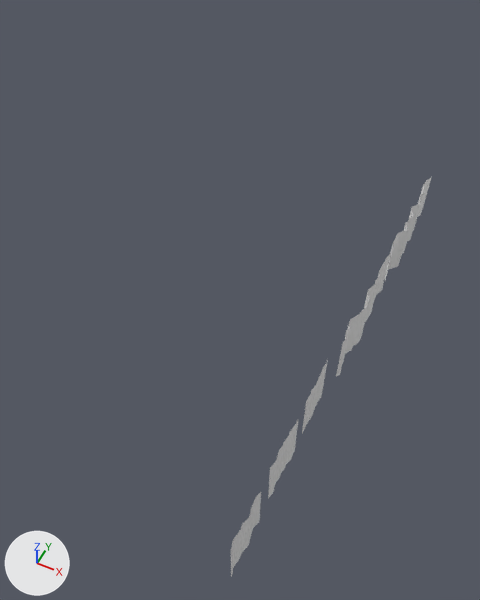
What one commit did to the FBX model Assets/Mesh/curtainside_fbx.fbx.
Both versions are drawn from a 50 mm camera at (3.6, -21.0, 19.2) aimed at (-5.0, -3.7, -2.5). The lights are fixed; the arrows at lower left show +X, +Y and +Z. Where no turn or scale is listed for an object, it has been applied to the vertices.

Objects in the first picture: 'curtain', 'curtain_2', 'curtain_3', 'curtain_4'.
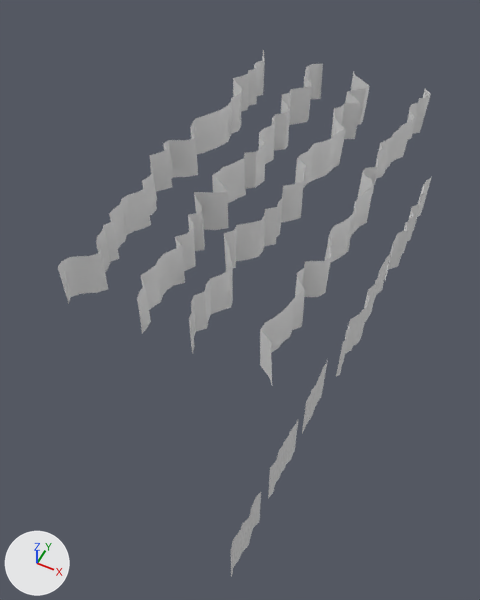
Commit message: + curtain

Changed parts and their boxes [x1, y1, x2, y2] in the pictures (480 x 600 px):
'curtain_8', added
    after: [58, 50, 265, 304]
'curtain_7', added
    after: [137, 63, 323, 333]
'curtain_6', added
    after: [189, 71, 369, 354]
'curtain_5', added
    after: [260, 89, 431, 385]

The change, as a diff of the scene's bpy script:
```diff
--- a/Assets/Mesh/curtainside_fbx.fbx.py
+++ b/Assets/Mesh/curtainside_fbx.fbx.py
@@ me_mesh_1 @@
+me_mesh_1.from_pydata(...)  # 497 vertices, 324 faces; spans x 0.0..2.8, y -9.4..11.0, z -1.1..1.1
@@ me_mesh_008 @@
+me_mesh_008.from_pydata(...)  # 497 vertices, 324 faces; spans x 0.0..2.6, y -9.4..11.6, z -1.1..1.1
@@ me_mesh_001_1 @@
+me_mesh_001_1.from_pydata(...)  # 497 vertices, 324 faces; spans x 0.0..2.4, y -9.4..11.4, z -1.1..1.1
@@ me_mesh_002_1 @@
+me_mesh_002_1.from_pydata(...)  # 497 vertices, 324 faces; spans x 0.0..2.8, y -9.4..10.7, z -1.1..1.1
@@ ob_curtain_8 @@
+ob_curtain_8 = bpy.data.objects.new('curtain_8', me_mesh_1)
+ob_curtain_8.location = (-12.4, 1.27, 0.0)
@@ ob_curtain_5 @@
+ob_curtain_5 = bpy.data.objects.new('curtain_5', me_mesh_008)
+ob_curtain_5.location = (-3.85, 1.27, 0.0)
@@ ob_curtain_7 @@
+ob_curtain_7 = bpy.data.objects.new('curtain_7', me_mesh_001_1)
+ob_curtain_7.location = (-9.3, 1.27, 0.0)
@@ ob_curtain_6 @@
+ob_curtain_6 = bpy.data.objects.new('curtain_6', me_mesh_002_1)
+ob_curtain_6.location = (-6.81, 1.27, 0.0)
```
